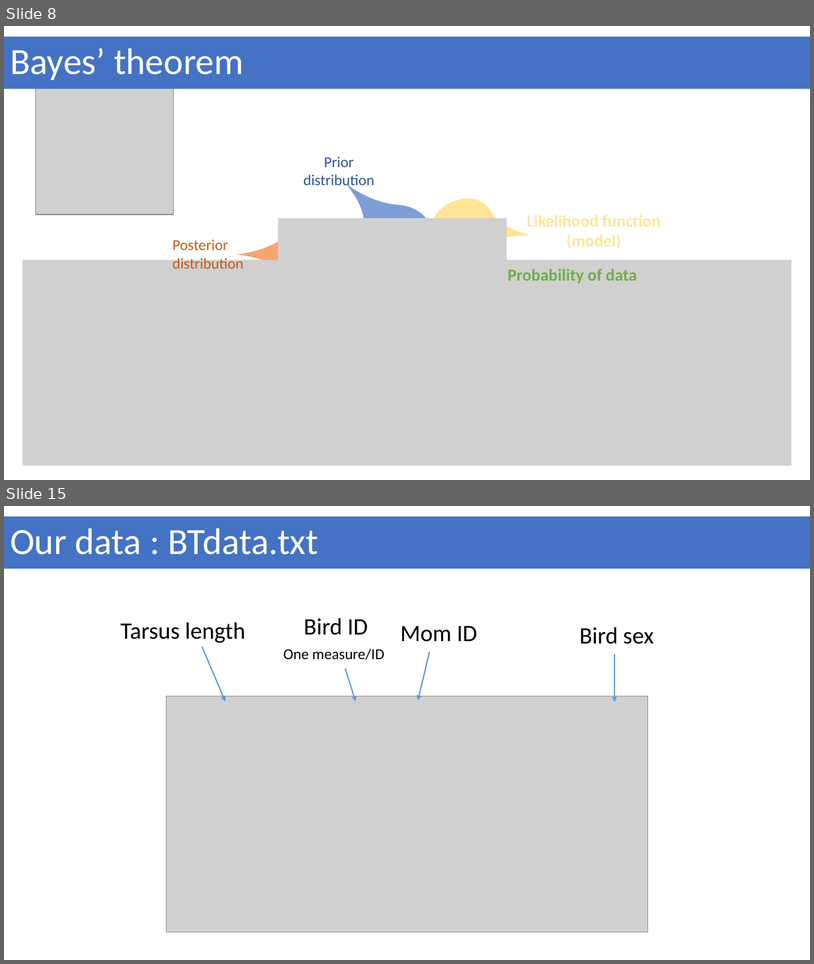
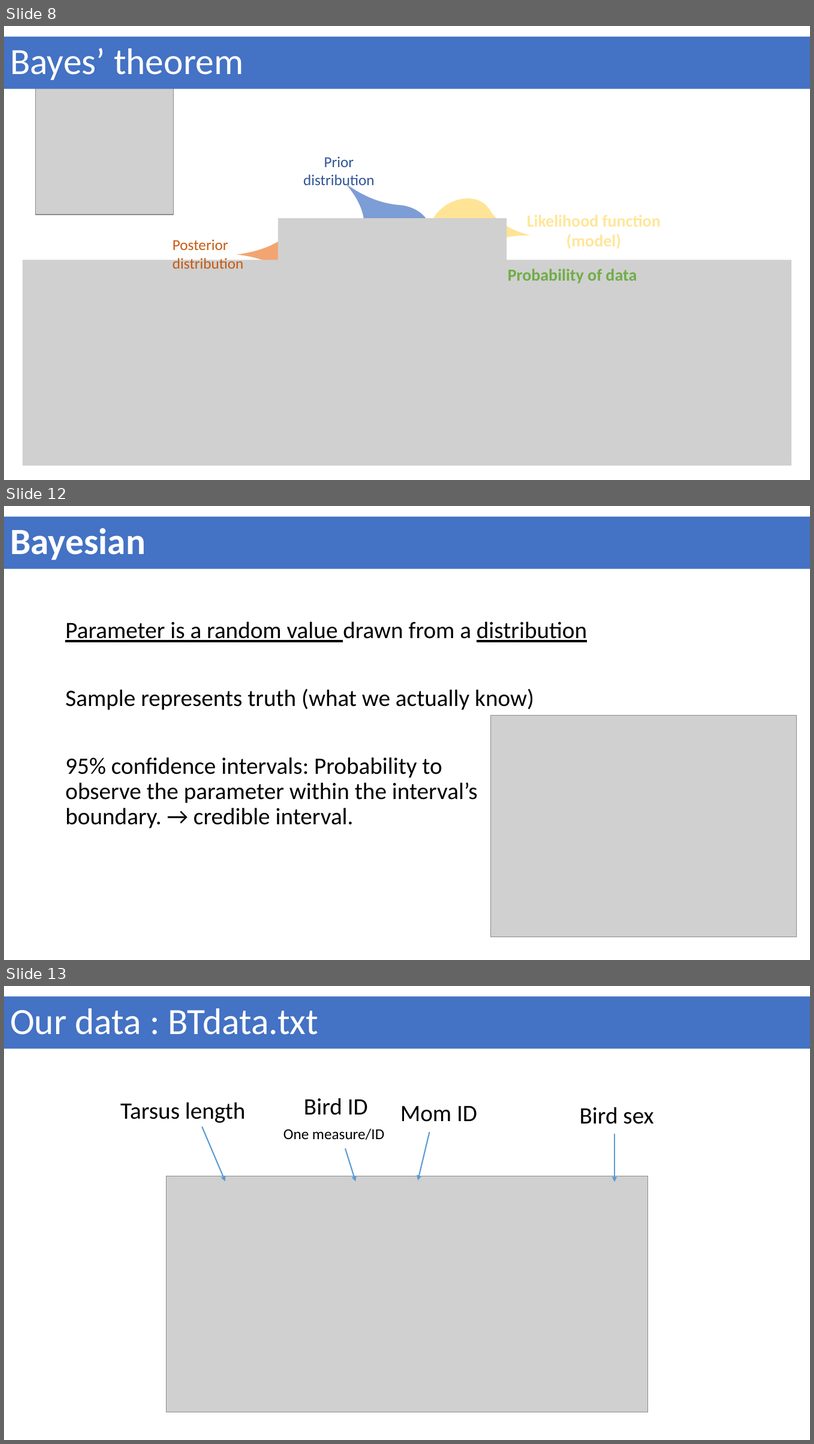
Before and after one commit to geek-lunch/workshops, a slide deck: Intro_to_bayesian/bayesian_stats_with_stan_and_brms.pptx. Shown one above the other, each under a label of ours: slides 8 and 15 before the commit, slides 8, 12 and 13 after it; the slides between them are not shown. The pictures are 814x964 and 814x1444 pixels, drawn with LibreOffice and Linux fonts; fonts in the diff are those of the drawing; grey boxes stand for pictures. Boxes give left, top, right and bottom in pixels: in the first picture for what was removed or moved away, otherwise in the second. Text is boxed around its words. In the diff, an @@ line names an element or a change of style, - is before the commit and + after.

```diff
--- a/Intro_to_bayesian/bayesian_stats_with_stan_and_brms.pptx
+++ b/Intro_to_bayesian/bayesian_stats_with_stan_and_brms.pptx
@@ slide 12 added at bbox=[4, 506, 810, 960], background #FFFFFF @@
@@ title added at bbox=[4, 516, 810, 568], fill #4472C4, 44 pt, text #FFFFFF, bold @@
+Bayesian
@@ text added at bbox=[65, 621, 587, 828], 28 pt, text #000000 @@
+Parameter is a random value drawn from a distribution
+Sample represents truth (what we actually know)
+95% confidence intervals: Probability to
+observe the parameter within the interval’s
+boundary. → credible interval.
@@ picture added at bbox=[491, 715, 797, 936] @@
@@ what was slide 15 is now slide 13 @@
```
Also in this commit, not shown: 1 slide changed, 4 other slides added, 3 slides removed, 5 other files.
